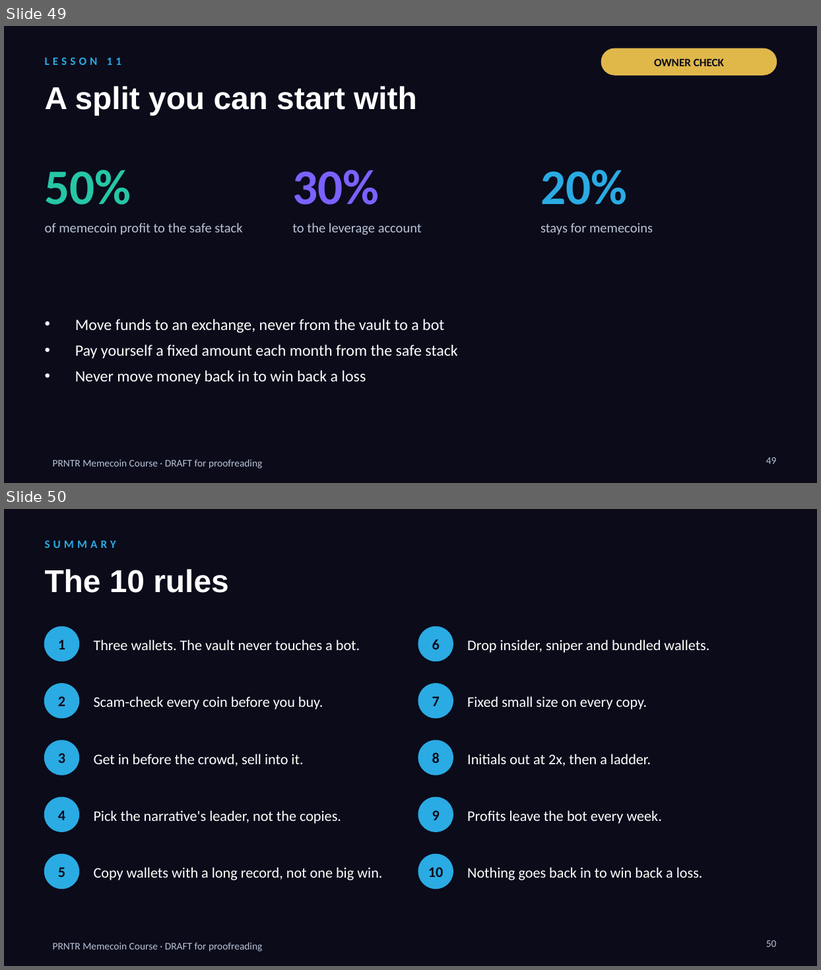
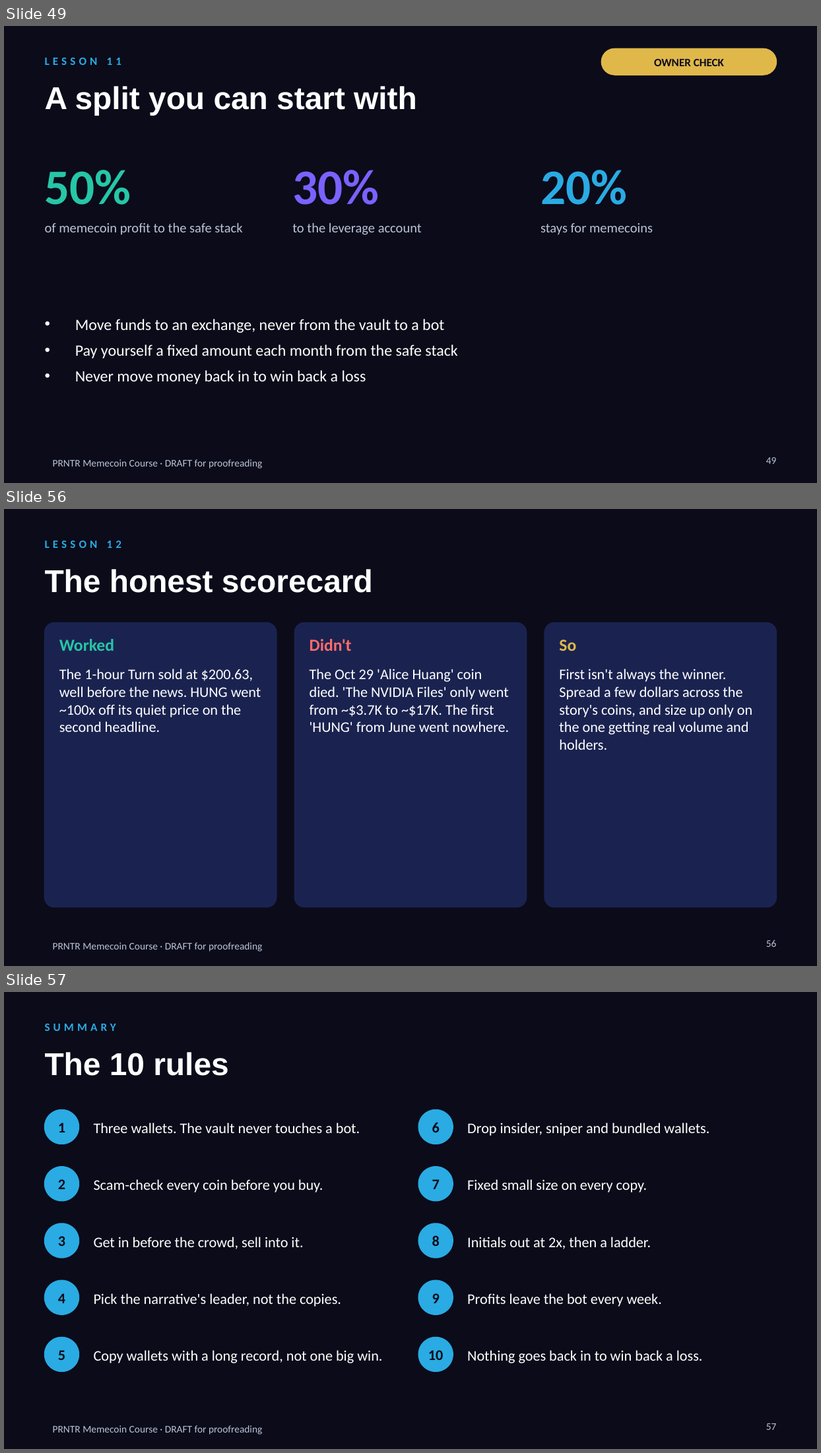
Before and after one commit to dropshippingpharmacist/SDFSDFSFDS, a slide deck: business_course/memecoin_course/PRNTR_Memecoin_Course_DRAFT.pptx. Shown one above the other, each under a label of ours: slides 49 and 50 before the commit, slides 49, 56 and 57 after it; the slides between them are not shown. The pictures are 821x970 and 821x1453 pixels, drawn with LibreOffice and Linux fonts; fonts in the diff are those of the drawing. Boxes give left, top, right and bottom in pixels: in the first picture for what was removed or moved away, otherwise in the second. Text is boxed around its words. In the diff, an @@ line names an element or a change of style, - is before the commit and + after.

```diff
--- a/business_course/memecoin_course/PRNTR_Memecoin_Course_DRAFT.pptx
+++ b/business_course/memecoin_course/PRNTR_Memecoin_Course_DRAFT.pptx
@@ slide 56 added at <box>4,509,817,966</box>, background #0B0B1A; not listed: 1 template element that a slide beside it also shows @@
@@ text added at <box>45,541,121,548</box>, 10 pt, text #2AABE3, bold @@
+LESSON 12
@@ text added at <box>45,569,373,593</box>, 28 pt, text #FFFFFF, bold @@
+The honest scorecard
@@ rounded rectangle added at <box>45,623,277,908</box>, fill #1A2350, outline #1A2350 1 pt @@
@@ rounded rectangle added at <box>295,623,527,908</box>, fill #1A2350, outline #1A2350 1 pt @@
@@ rounded rectangle added at <box>545,623,776,908</box>, fill #1A2350, outline #1A2350 1 pt @@
@@ text added at <box>59,639,114,651</box>, 15 pt, text #26C6A6, bold @@
+Worked
@@ text added at <box>310,639,352,651</box>, 15 pt, text #FF6B6B, bold @@
+Didn't
@@ text added at <box>559,640,576,651</box>, 15 pt, text #E0B84A, bold @@
+So
@@ text added at <box>59,669,261,732</box>, 13 pt, text #FFFFFF @@
+The 1-hour Turn sold at $200.63, well before the news. HUNG went ~100x off its quiet price on the second headline.
@@ text added at <box>310,669,509,732</box>, 13 pt, text #FFFFFF @@
+The Oct 29 'Alice Huang' coin died. 'The NVIDIA Files' only went from ~$3.7K to ~$17K. The first 'HUNG' from June went nowhere.
@@ text added at <box>559,669,752,750</box>, 13 pt, text #FFFFFF @@
+First isn't always the winner. Spread a few dollars across the story's coins, and size up only on the one getting real volume and holders.
@@ page number added at <box>766,940,777,947</box>, 9 pt, text #B9C3D6 @@
+56
@@ what was slide 50 is now slide 57 @@
@@ page number at <box>766,1424,777,1430</box>: text changed @@
-50
+57
```
Also in this commit, not shown: 1 slide changed, 6 other slides added, 11 other files.
